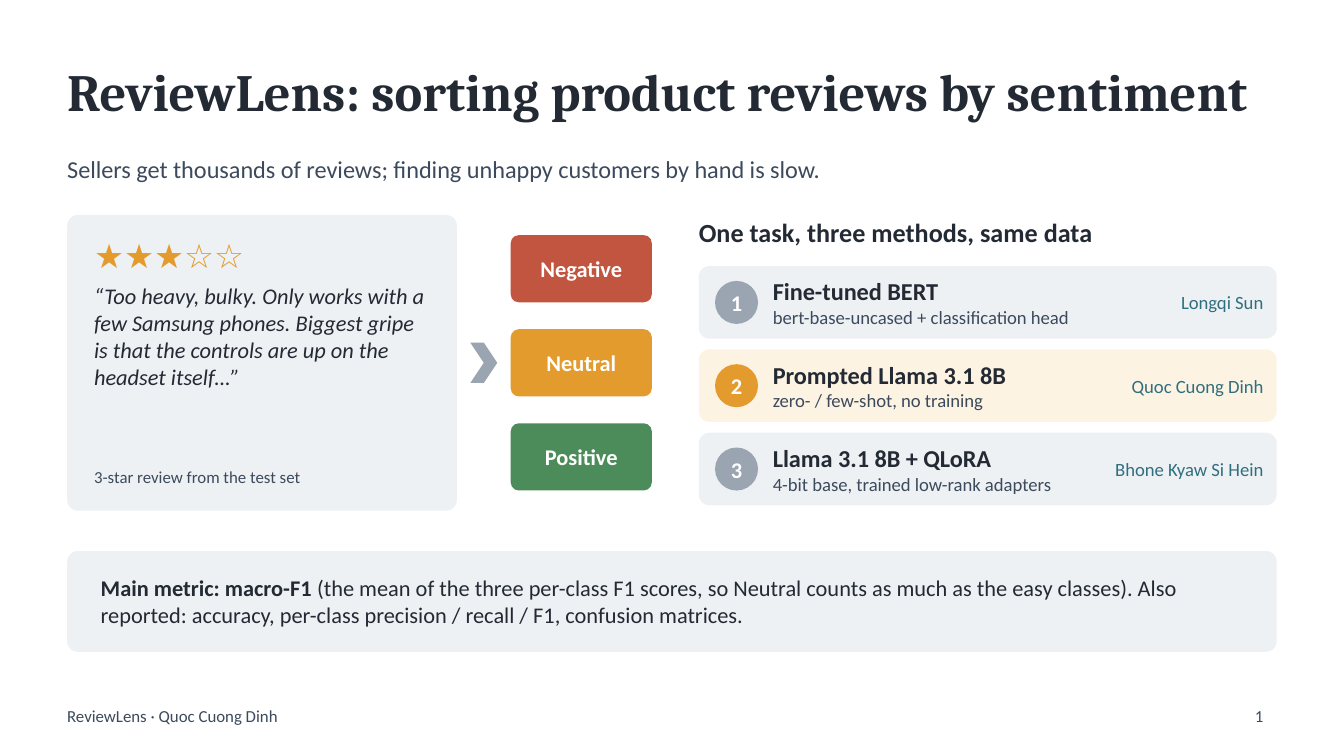
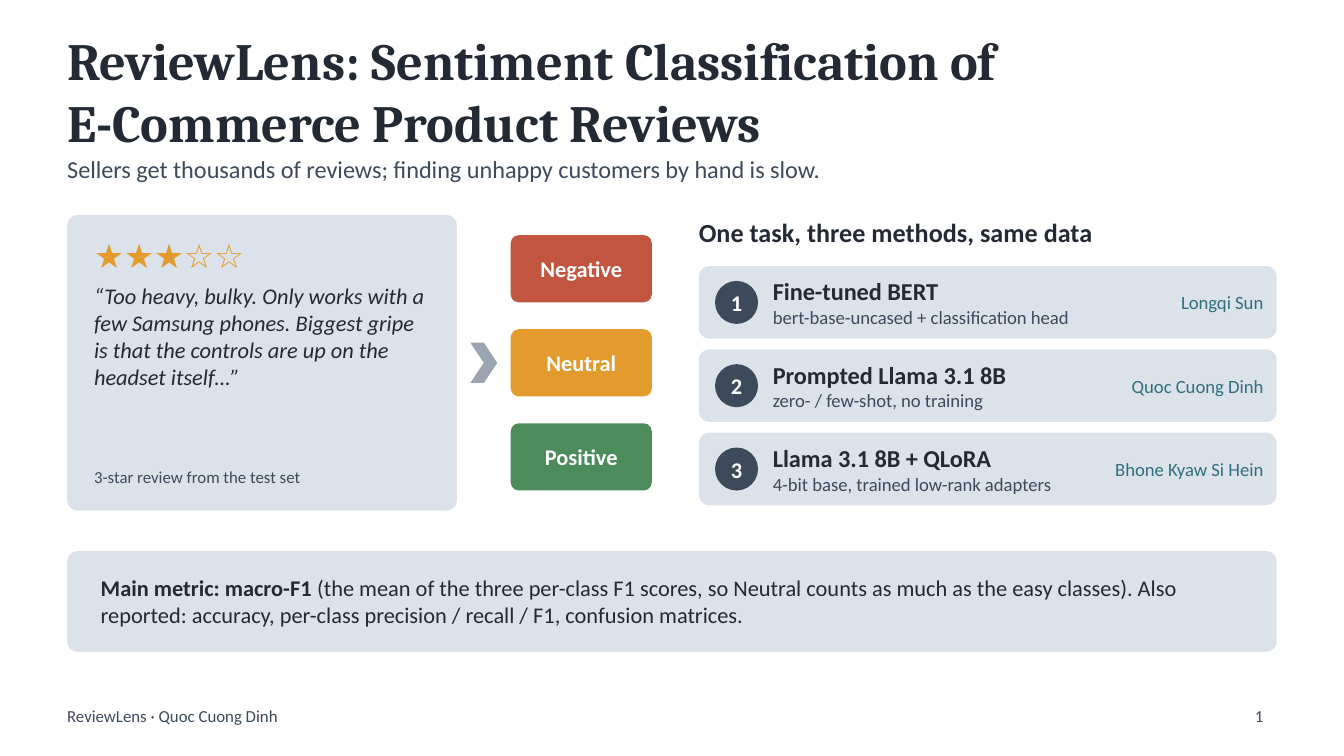
Before and after one commit to Junebhone/ReviewLens, a slide deck: slide 1 of docs/slides/Dinh_ReviewLens_Slides.pptx. Drawn at 1344x756 pixels with LibreOffice and Linux fonts; fonts in the diff are those of the drawing. Boxes give left, top, right and bottom in pixels: in the first picture for what was removed or moved away, otherwise in the second. Text is boxed around its words. In the diff, an @@ line names an element or a change of style, - is before the commit and + after.

```diff
--- a/docs/slides/Dinh_ReviewLens_Slides.pptx
+++ b/docs/slides/Dinh_ReviewLens_Slides.pptx
@@ title at box(67, 43, 995, 143): text changed @@
-ReviewLens: sorting product reviews by sentiment
+ReviewLens: Sentiment Classification of
+E-Commerce Product Reviews
@@ ellipse at box(715, 281, 758, 324): fill #9AA5B1 to #3C4A5C @@
@@ rounded rectangle at box(699, 349, 1277, 422): fill #FDF3E3 to #DCE2E9 @@
@@ ellipse at box(715, 364, 758, 407): fill #E39B2D to #3C4A5C @@
@@ ellipse at box(715, 448, 758, 491): fill #9AA5B1 to #3C4A5C @@
@@ fill #EEF1F4 to #DCE2E9 in 4 elements at box(67, 215, 457, 511), box(699, 266, 1277, 339), box(699, 433, 1277, 505), box(67, 551, 1277, 652) @@
```
Also in this commit, not shown: 5 other slides changed, 1 other file.
